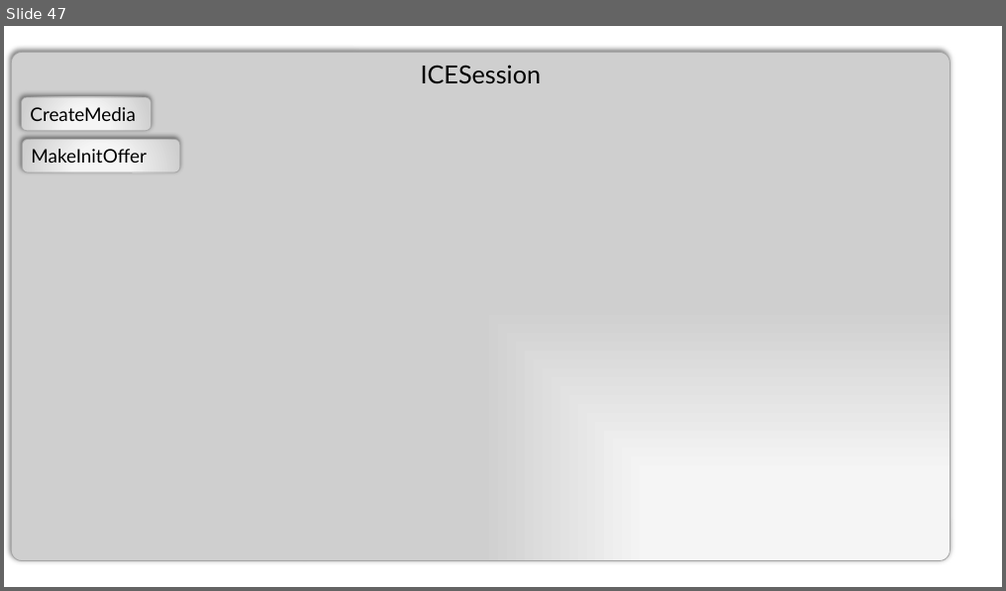
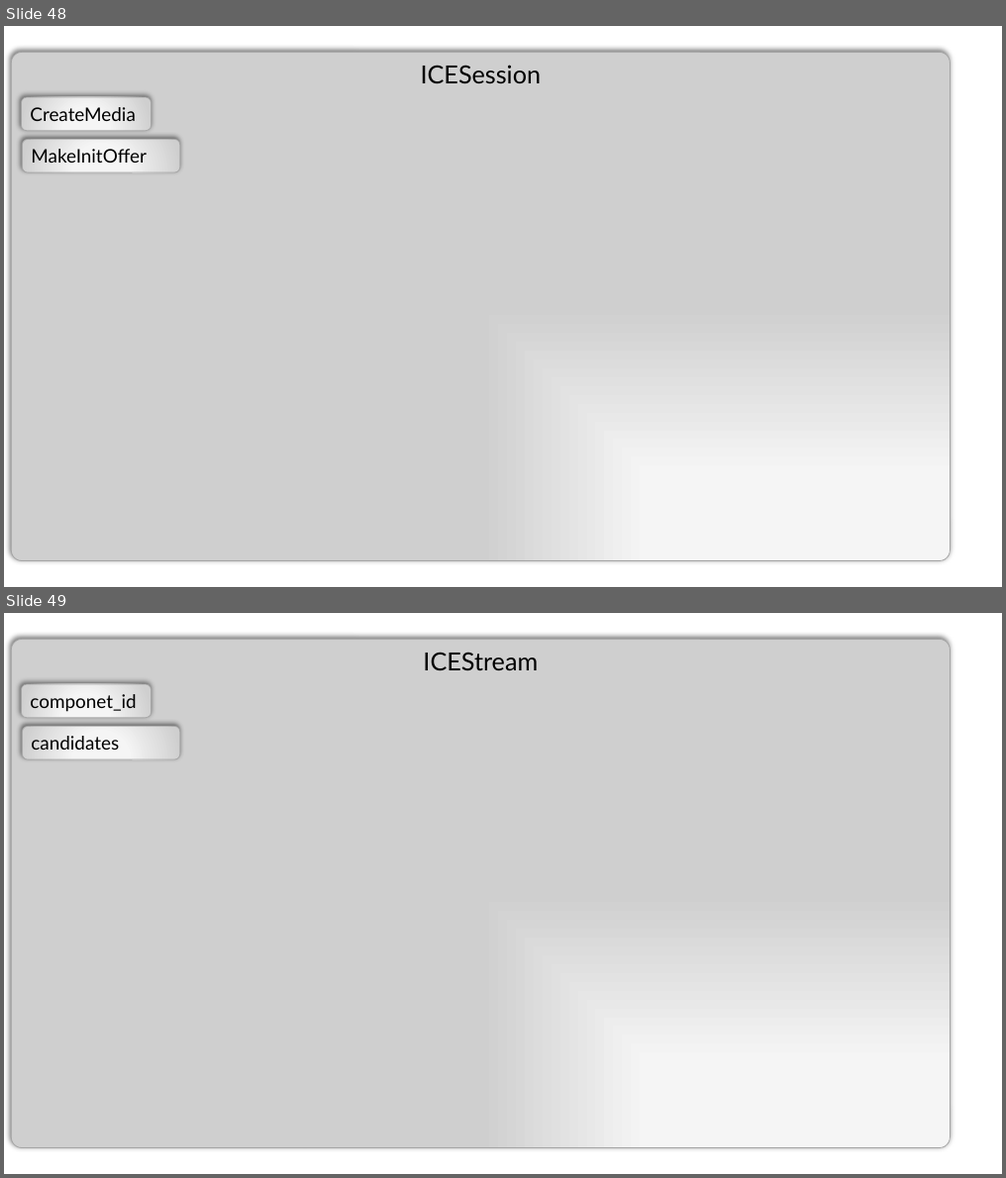
Before and after one commit to httpmail/ice, a slide deck: docs.pptx. Shown one above the other, each under a label of ours: slide 47 before the commit, slides 48 and 49 after it. The pictures are 1006x591 and 1006x1178 pixels, drawn with LibreOffice and Linux fonts; fonts in the diff are those of the drawing. Boxes give left, top, right and bottom in pixels: in the first picture for what was removed or moved away, otherwise in the second. Text is boxed around its words. In the diff, an @@ line names an element or a change of style, - is before the commit and + after.

```diff
--- a/docs.pptx
+++ b/docs.pptx
@@ slide 49 added at (x1=4, y1=613, x2=1002, y2=1174), background #FFFFFF @@
@@ rounded rectangle added at (x1=12, y1=639, x2=950, y2=1149), fill gradient #F8F8F8 to #F5F5F5 to #CFCFCF, outline #A5A5A5 0.75 pt, 24 pt, text #000000 @@
+ICEStream
@@ rounded rectangle added at (x1=21, y1=684, x2=152, y2=718), fill gradient #F8F8F8 to #F5F5F5 to #CFCFCF, outline #A5A5A5 0.75 pt, 18 pt, text #000000 @@
+componet_id
@@ rounded rectangle added at (x1=22, y1=726, x2=180, y2=760), fill gradient #F8F8F8 to #F5F5F5 to #CFCFCF, outline #A5A5A5 0.75 pt, 18 pt, text #000000 @@
+candidates
@@ what was slide 47 is now slide 48 @@
```
Also in this commit, not shown: 1 other slide added, 14 other files.
